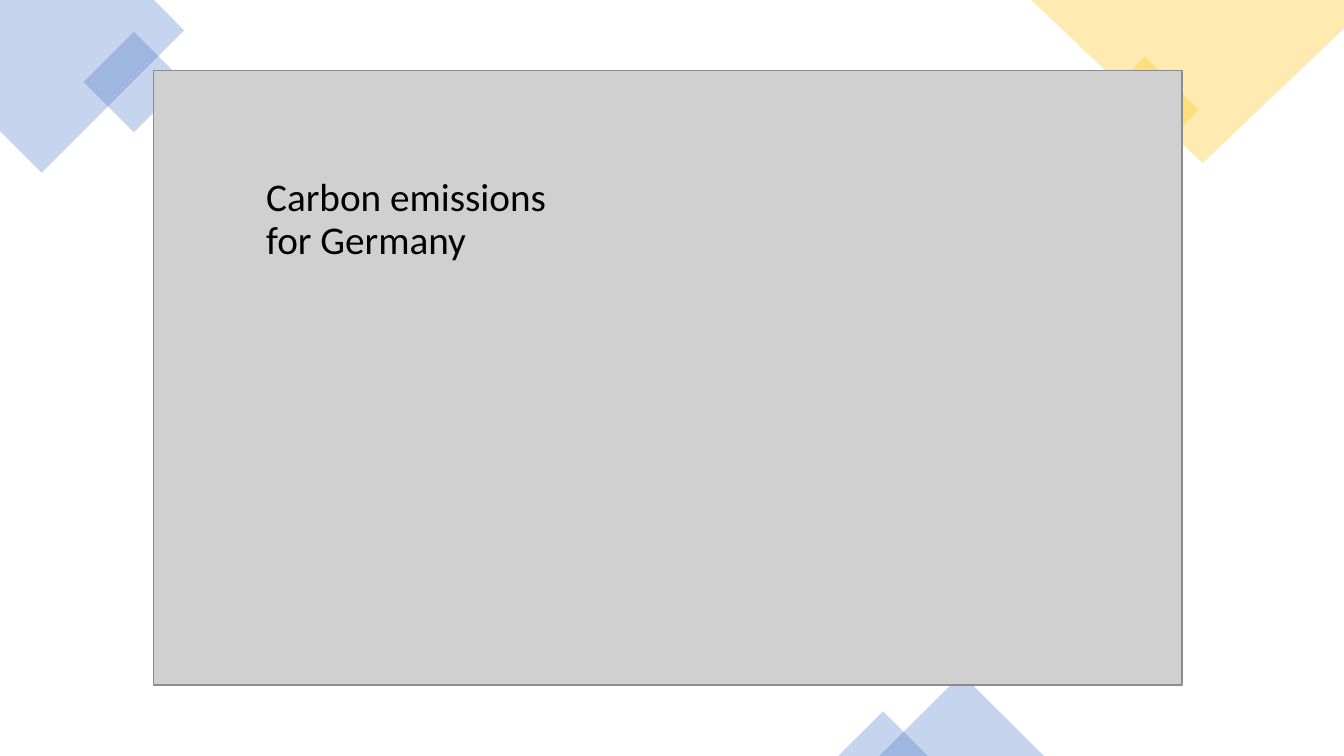
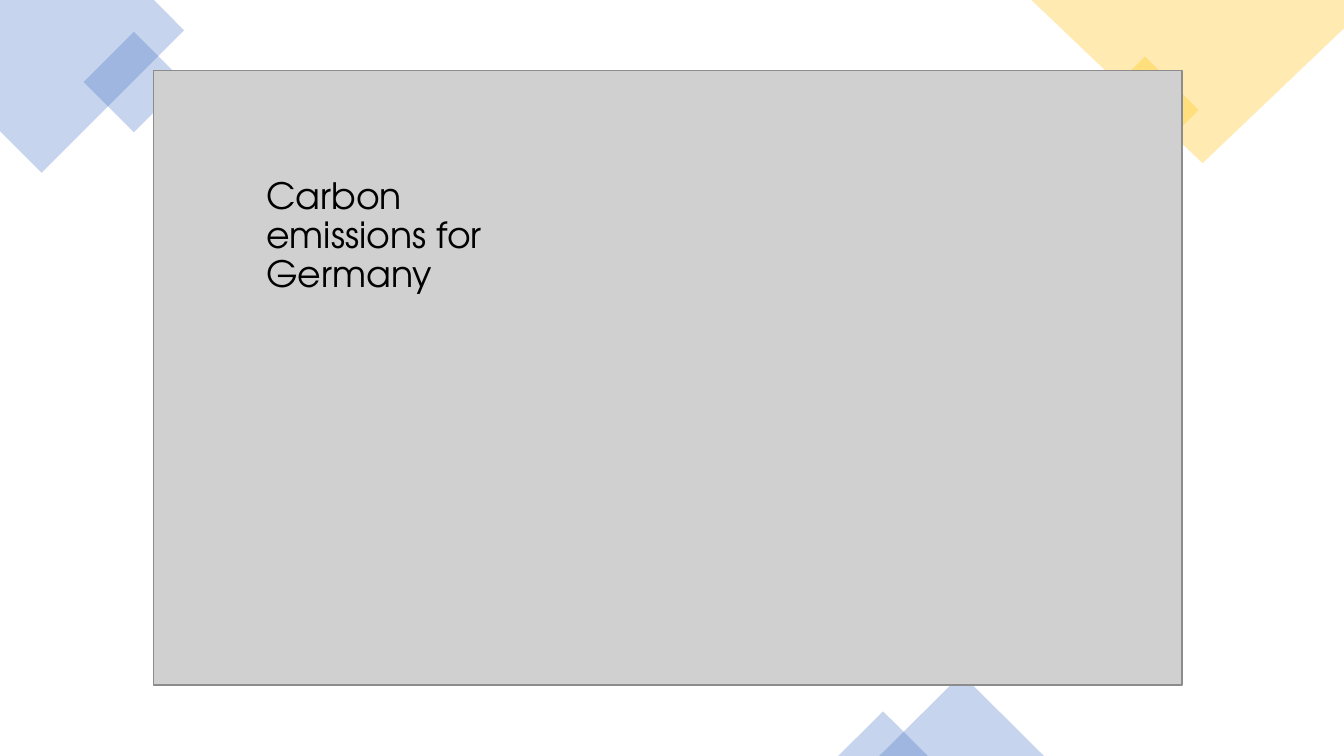
Before and after one commit to danilogiarlini/Global-CO2-Emission-Forecasting, a slide deck: slide 5 of Visualization/GlobalCO2Emission.pptx. Drawn at 1344x756 pixels with LibreOffice and Linux fonts; fonts in the diff are those of the drawing; grey boxes stand for pictures. Boxes give left, top, right and bottom in pixels: in the first picture for what was removed or moved away, otherwise in the second. Text is boxed around its words. In the diff, an @@ line names an element or a change of style, - is before the commit and + after.

```diff
--- a/Visualization/GlobalCO2Emission.pptx
+++ b/Visualization/GlobalCO2Emission.pptx
@@ text "Carbon emissions for Germany" at <box>266,181,481,294</box>: size 28 to 25.9 pt, font Calibri to TeX Gyre Adventor @@
```
Also in this commit, not shown: 13 other slides changed.
